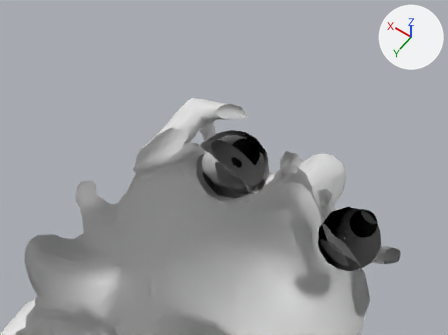
The glTF model resume/models/me.glb, before and after one commit.
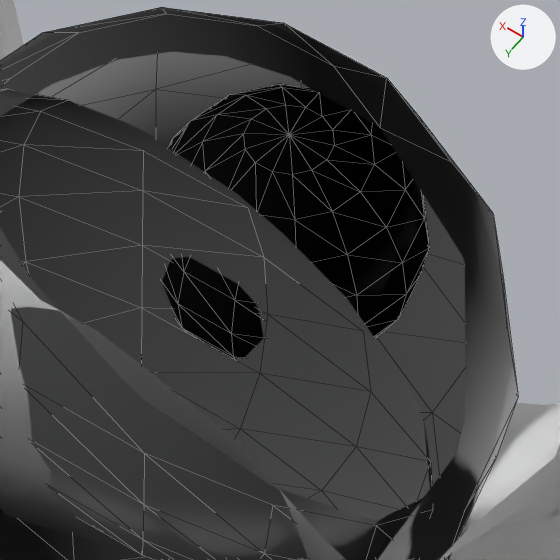
The first picture shows the older version from a 50 mm camera at (-0.264, 0.313, 1.423) aimed at (0.122, -0.228, 0.574). The close-ups show the older and then the newer version on the part from 48% to 61% of the width and 39% to 57% of the height of that picture. Only the edits that show in the close-ups are written down. Every picture has the same lights, and +X, +Y and +Z are marked at upper right. The close-ups show mesh edges as thin lines. Everything nearer to the camera than a plane just in front of the edit is cut away.

The first close-up shows 'Mesh_0', 'eye2', 'eye2-pupil', 'plateR'.
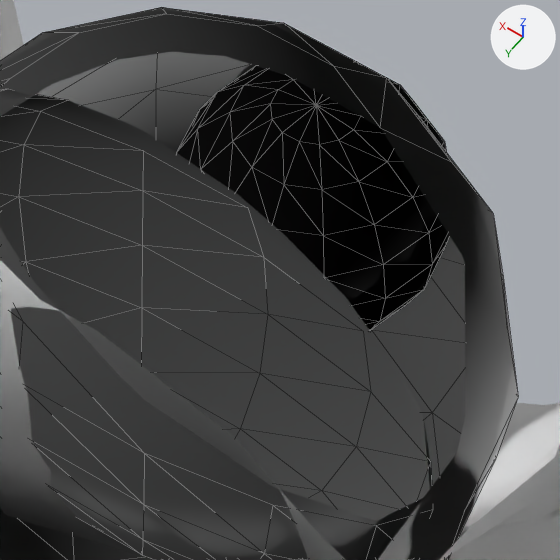
The change, as JSON lines over the scene's bpy script:
```json
{"op": "set", "path": "ob_eye2_pupil.location", "old": "(0.0, -0.0353, 0.0)", "new": "(0.0, -0.0441, 0.0)"}
```

What differs and where, as boxes (x1, y1, x2, y2) in the close-ups (560 x 560 px):
```json
{"object": "eye2-pupil", "change": "moved", "before": [162, 84, 429, 359], "after": [177, 66, 449, 331]}
```
